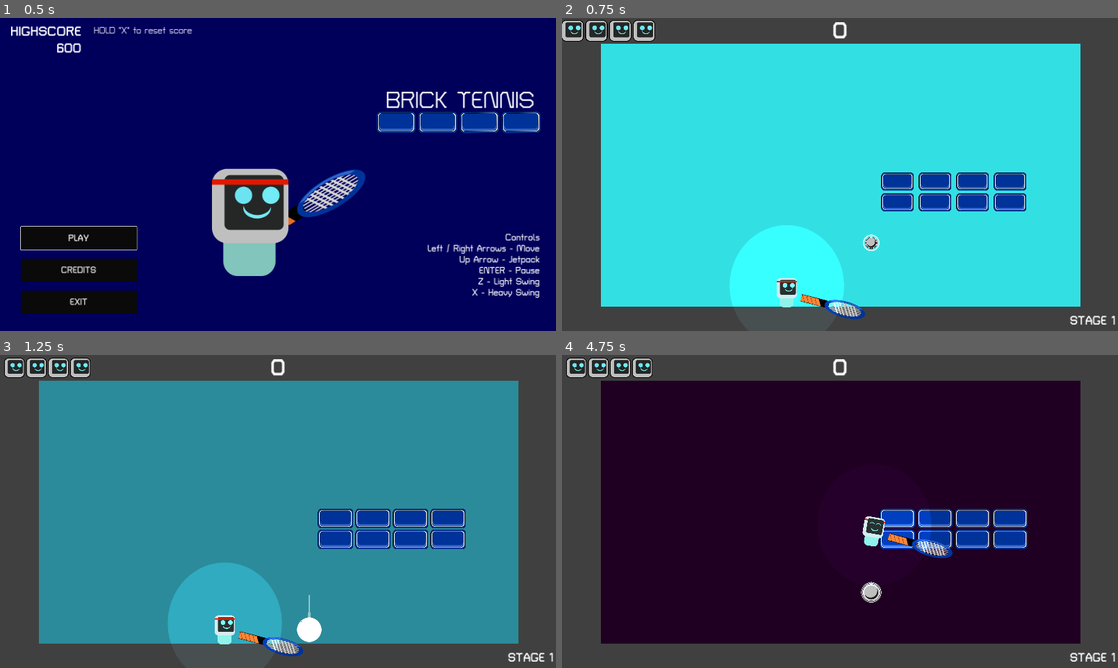
Above: before the commit, frames 1-4 (two rows, left to right).
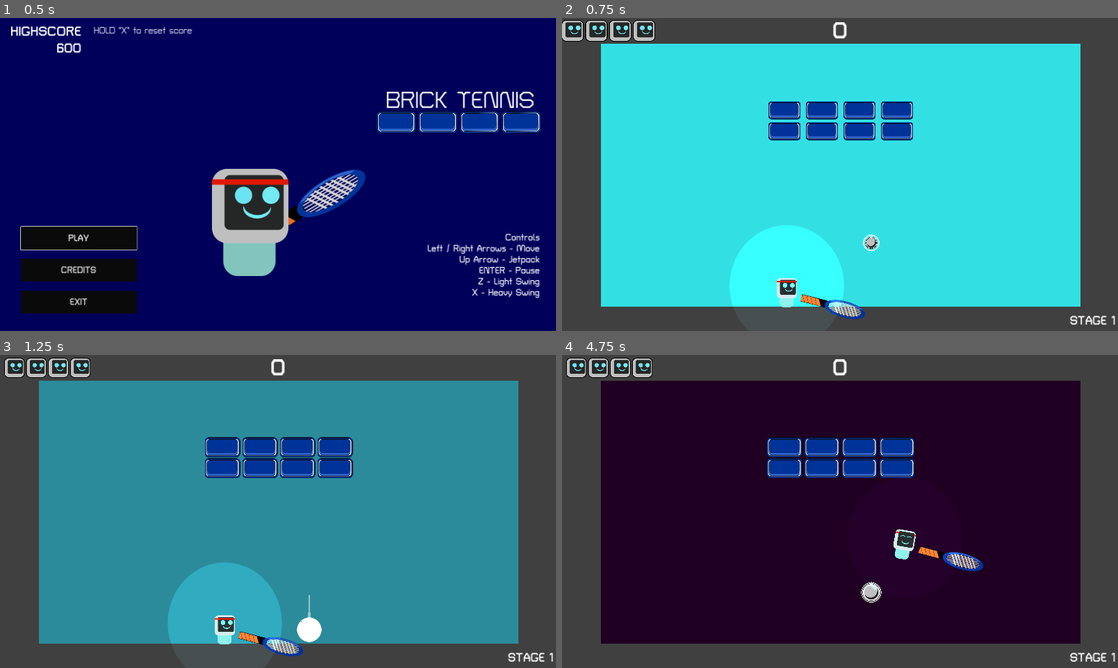
Above: after the commit, the same moments.

Repository: mathew-tran/bricktennis
Game: Godot game, scene res://Scenes/Title.tscn
The game is run twice, just before and just after one commit, with the same random seed, the same clock (stepped at 60 frames per second) and the same inputs.
Inputs:
- Up to frame 1 (0.5 s): no input
- Up to frame 2 (0.75 s): click "PLAY" at 0.5 s
- Up to frame 3 (1.25 s): no input
- Up to frame 4 (4.75 s): tap Enter (pause) at 1.25 s; hold Right (move_right) 1.28-2 s; hold Up (jetpack) 1.28-2 s; click "RESTART" at 2 s; hold Left (move_left) 2.78-3.53 s; tap Z (shoot) at 2.85, 4.35 s; hold Up (jetpack) 3.53-4.28 s; hold Right (move_right) from 3.53 s (still down)

Frame 1 is identical in both runs. In frame 2, 5.3% of the frame differs, in the area x 37-84%, y 26-62%; in frame 3, 6.4%; in frame 4, 7.1%, in the area x 36-84%, y 26-76%.

Commit message:
update some levels and make bricks have chance to drop pickups

Diff:
--- a/Levels/0.tscn
+++ b/Levels/0.tscn
@@ -10,25 +10,25 @@
 metadata/_edit_lock_ = true
 
 [node name="Brick" parent="." instance=ExtResource("2_uxngi")]
-position = Vector2(1404, 580)
+position = Vector2(970, 307)
 
 [node name="Brick2" parent="." instance=ExtResource("2_uxngi")]
-position = Vector2(1548, 580)
+position = Vector2(1114, 307)
 
 [node name="Brick3" parent="." instance=ExtResource("2_uxngi")]
-position = Vector2(1548, 500)
+position = Vector2(1114, 227)
 
 [node name="Brick4" parent="." instance=ExtResource("2_uxngi")]
-position = Vector2(1404, 500)
+position = Vector2(970, 227)
 
 [node name="Brick5" parent="." instance=ExtResource("2_uxngi")]
-position = Vector2(1260, 580)
+position = Vector2(826, 307)
 
 [node name="Brick6" parent="." instance=ExtResource("2_uxngi")]
-position = Vector2(1116, 580)
+position = Vector2(682, 307)
 
 [node name="Brick7" parent="." instance=ExtResource("2_uxngi")]
-position = Vector2(1260, 500)
+position = Vector2(826, 227)
 
 [node name="Brick8" parent="." instance=ExtResource("2_uxngi")]
-position = Vector2(1116, 500)
+position = Vector2(682, 227)
--- a/Levels/1.tscn
+++ b/Levels/1.tscn
@@ -19,6 +19,9 @@
 [node name="BrickGreen3" parent="." instance=ExtResource("2_dokq1")]
 position = Vector2(72, 500)
 
+[node name="BrickGreen7" parent="." instance=ExtResource("2_dokq1")]
+position = Vector2(216, 500)
+
 [node name="BrickGreen4" parent="." instance=ExtResource("2_dokq1")]
 position = Vector2(1728, 340)
 
@@ -27,6 +30,9 @@
 
 [node name="BrickGreen6" parent="." instance=ExtResource("2_dokq1")]
 position = Vector2(1728, 500)
+
+[node name="BrickGreen8" parent="." instance=ExtResource("2_dokq1")]
+position = Vector2(1584, 500)
 
 [node name="Brick" parent="." instance=ExtResource("2_dw065")]
 position = Vector2(216, 420)
--- a/Levels/4.tscn
+++ b/Levels/4.tscn
@@ -41,5 +41,11 @@
 [node name="BrickPurple" parent="." instance=ExtResource("3_4bem6")]
 position = Vector2(68, 760)
 
+[node name="BrickPurple3" parent="." instance=ExtResource("3_4bem6")]
+position = Vector2(208, 760)
+
+[node name="BrickPurple4" parent="." instance=ExtResource("3_4bem6")]
+position = Vector2(1583, 763)
+
 [node name="BrickPurple2" parent="." instance=ExtResource("3_4bem6")]
 position = Vector2(1728, 760)
--- a/Levels/5.tscn
+++ b/Levels/5.tscn
@@ -11,94 +11,112 @@
 metadata/_edit_lock_ = true
 
 [node name="Brick" parent="." instance=ExtResource("2_yah12")]
-position = Vector2(1436, 600)
+position = Vector2(1340, 600)
 
 [node name="Brick2" parent="." instance=ExtResource("2_yah12")]
-position = Vector2(1436, 520)
+position = Vector2(1340, 520)
 
 [node name="Brick3" parent="." instance=ExtResource("2_yah12")]
-position = Vector2(1436, 440)
+position = Vector2(1340, 440)
 
 [node name="Brick4" parent="." instance=ExtResource("2_yah12")]
-position = Vector2(1436, 360)
+position = Vector2(1340, 360)
 
 [node name="Brick5" parent="." instance=ExtResource("2_yah12")]
-position = Vector2(1436, 200)
+position = Vector2(1340, 200)
+
+[node name="Brick25" parent="." instance=ExtResource("2_yah12")]
+position = Vector2(1484, 360)
+
+[node name="Brick26" parent="." instance=ExtResource("2_yah12")]
+position = Vector2(1484, 200)
+
+[node name="Brick27" parent="." instance=ExtResource("2_yah12")]
+position = Vector2(332, 360)
+
+[node name="Brick28" parent="." instance=ExtResource("2_yah12")]
+position = Vector2(332, 200)
 
 [node name="Brick6" parent="." instance=ExtResource("2_yah12")]
-position = Vector2(1436, 120)
+position = Vector2(1340, 120)
 
 [node name="Brick7" parent="." instance=ExtResource("2_yah12")]
-position = Vector2(1436, 40)
+position = Vector2(1340, 40)
 
 [node name="BrickPurple" parent="." instance=ExtResource("3_r83xr")]
-position = Vector2(1436, 280)
+position = Vector2(1340, 280)
 
 [node name="Brick8" parent="." instance=ExtResource("2_yah12")]
-position = Vector2(576, 600)
+position = Vector2(480, 600)
 
 [node name="Brick15" parent="." instance=ExtResource("2_yah12")]
-position = Vector2(720, 600)
+position = Vector2(624, 600)
 
 [node name="Brick16" parent="." instance=ExtResource("2_yah12")]
-position = Vector2(864, 600)
+position = Vector2(768, 600)
 
 [node name="Brick17" parent="." instance=ExtResource("2_yah12")]
-position = Vector2(1008, 600)
+position = Vector2(912, 600)
 
 [node name="Brick18" parent="." instance=ExtResource("2_yah12")]
-position = Vector2(1152, 600)
+position = Vector2(1056, 600)
 
 [node name="Brick19" parent="." instance=ExtResource("2_yah12")]
-position = Vector2(1296, 600)
+position = Vector2(1200, 600)
 
 [node name="Brick9" parent="." instance=ExtResource("2_yah12")]
-position = Vector2(576, 520)
+position = Vector2(480, 520)
 
 [node name="Brick10" parent="." instance=ExtResource("2_yah12")]
-position = Vector2(576, 440)
+position = Vector2(480, 440)
 
 [node name="Brick11" parent="." instance=ExtResource("2_yah12")]
-position = Vector2(576, 360)
+position = Vector2(480, 360)
 
 [node name="Brick12" parent="." instance=ExtResource("2_yah12")]
-position = Vector2(576, 200)
+position = Vector2(480, 200)
 
 [node name="Brick13" parent="." instance=ExtResource("2_yah12")]
-position = Vector2(576, 120)
+position = Vector2(480, 120)
 
 [node name="Brick14" parent="." instance=ExtResource("2_yah12")]
-position = Vector2(576, 40)
+position = Vector2(480, 40)
 
 [node name="Brick20" parent="." instance=ExtResource("2_yah12")]
-position = Vector2(720, 40)
+position = Vector2(624, 40)
 
 [node name="Brick21" parent="." instance=ExtResource("2_yah12")]
-position = Vector2(864, 40)
+position = Vector2(768, 40)
 
 [node name="Brick22" parent="." instance=ExtResource("2_yah12")]
-position = Vector2(1008, 40)
+position = Vector2(912, 40)
 
 [node name="Brick23" parent="." instance=ExtResource("2_yah12")]
-position = Vector2(1152, 40)
+position = Vector2(1056, 40)
 
 [node name="Brick24" parent="." instance=ExtResource("2_yah12")]
-position = Vector2(1296, 40)
+position = Vector2(1200, 40)
 
 [node name="BrickPurple2" parent="." instance=ExtResource("3_r83xr")]
-position = Vector2(576, 280)
+position = Vector2(480, 280)
+
+[node name="BrickPurple3" parent="." instance=ExtResource("3_r83xr")]
+position = Vector2(332, 280)
+
+[node name="BrickPurple4" parent="." instance=ExtResource("3_r83xr")]
+position = Vector2(1484, 280)
 
 [node name="BrickGreen" parent="." instance=ExtResource("4_jm0k0")]
-position = Vector2(828, 280)
+position = Vector2(732, 280)
 
 [node name="BrickGreen2" parent="." instance=ExtResource("4_jm0k0")]
-position = Vector2(1188, 280)
+position = Vector2(1092, 280)
 
 [node name="BrickGreen3" parent="." instance=ExtResource("4_jm0k0")]
-position = Vector2(1008, 460)
+position = Vector2(912, 460)
 
 [node name="BrickGreen4" parent="." instance=ExtResource("4_jm0k0")]
-position = Vector2(1152, 420)
+position = Vector2(1056, 420)
 
 [node name="BrickGreen5" parent="." instance=ExtResource("4_jm0k0")]
-position = Vector2(864, 420)
+position = Vector2(768, 420)
--- a/Levels/6.tscn
+++ b/Levels/6.tscn
@@ -27,16 +27,34 @@
 rotation = 5.49778
 
 [node name="BrickGreen" parent="." instance=ExtResource("4_mxqw1")]
-position = Vector2(576, 360)
+position = Vector2(587, 360)
 
 [node name="BrickGreen2" parent="." instance=ExtResource("4_mxqw1")]
-position = Vector2(720, 360)
+position = Vector2(731, 360)
 
 [node name="BrickGreen3" parent="." instance=ExtResource("4_mxqw1")]
-position = Vector2(864, 360)
+position = Vector2(875, 360)
 
 [node name="BrickGreen4" parent="." instance=ExtResource("4_mxqw1")]
-position = Vector2(1008, 360)
+position = Vector2(1019, 360)
 
 [node name="BrickGreen5" parent="." instance=ExtResource("4_mxqw1")]
-position = Vector2(1152, 360)
+position = Vector2(1163, 360)
+
+[node name="BrickGreen6" parent="." instance=ExtResource("4_mxqw1")]
+position = Vector2(1308, 360)
+
+[node name="BrickGreen7" parent="." instance=ExtResource("4_mxqw1")]
+position = Vector2(1452, 360)
+
+[node name="BrickGreen8" parent="." instance=ExtResource("4_mxqw1")]
+position = Vector2(1596, 360)
+
+[node name="BrickGreen9" parent="." instance=ExtResource("4_mxqw1")]
+position = Vector2(157, 360)
+
+[node name="BrickGreen10" parent="." instance=ExtResource("4_mxqw1")]
+position = Vector2(301, 360)
+
+[node name="BrickGreen11" parent="." instance=ExtResource("4_mxqw1")]
+position = Vector2(445, 360)
--- a/Levels/7.tscn
+++ b/Levels/7.tscn
@@ -11,121 +11,121 @@
 metadata/_edit_lock_ = true
 
 [node name="Brick" parent="." instance=ExtResource("2_42h71")]
-position = Vector2(432, 480)
+position = Vector2(201, 440)
 
 [node name="Brick3" parent="." instance=ExtResource("2_42h71")]
-position = Vector2(432, 400)
+position = Vector2(201, 360)
 
 [node name="Brick4" parent="." instance=ExtResource("2_42h71")]
-position = Vector2(432, 320)
+position = Vector2(201, 280)
 
 [node name="Brick5" parent="." instance=ExtResource("2_42h71")]
-position = Vector2(576, 320)
+position = Vector2(345, 280)
 
 [node name="Brick6" parent="." instance=ExtResource("2_42h71")]
-position = Vector2(432, 240)
+position = Vector2(201, 200)
 
 [node name="Brick7" parent="." instance=ExtResource("2_42h71")]
-position = Vector2(432, 160)
+position = Vector2(201, 120)
 
 [node name="Brick8" parent="." instance=ExtResource("2_42h71")]
-position = Vector2(576, 160)
+position = Vector2(345, 120)
 
 [node name="Brick2" parent="." instance=ExtResource("2_42h71")]
-position = Vector2(576, 480)
+position = Vector2(345, 440)
 
 [node name="Brick9" parent="." instance=ExtResource("2_42h71")]
-position = Vector2(720, 480)
+position = Vector2(489, 440)
 
 [node name="Brick10" parent="." instance=ExtResource("2_42h71")]
-position = Vector2(864, 400)
+position = Vector2(633, 360)
 
 [node name="Brick11" parent="." instance=ExtResource("2_42h71")]
-position = Vector2(720, 320)
+position = Vector2(489, 280)
 
 [node name="Brick12" parent="." instance=ExtResource("2_42h71")]
-position = Vector2(864, 320)
+position = Vector2(633, 280)
 
 [node name="Brick13" parent="." instance=ExtResource("2_42h71")]
-position = Vector2(864, 240)
+position = Vector2(633, 200)
 
 [node name="Brick14" parent="." instance=ExtResource("2_42h71")]
-position = Vector2(720, 160)
+position = Vector2(489, 120)
 
 [node name="Brick15" parent="." instance=ExtResource("2_42h71")]
-position = Vector2(864, 160)
+position = Vector2(633, 120)
 
 [node name="Brick16" parent="." instance=ExtResource("2_42h71")]
-position = Vector2(864, 480)
+position = Vector2(633, 440)
 
 [node name="BrickGreen" parent="." instance=ExtResource("3_qj24q")]
-position = Vector2(576, 240)
+position = Vector2(345, 200)
 
 [node name="BrickGreen2" parent="." instance=ExtResource("3_qj24q")]
-position = Vector2(720, 240)
+position = Vector2(489, 200)
 
 [node name="BrickGreen3" parent="." instance=ExtResource("3_qj24q")]
-position = Vector2(720, 400)
+position = Vector2(489, 360)
 
 [node name="BrickGreen4" parent="." instance=ExtResource("3_qj24q")]
-position = Vector2(576, 400)
+position = Vector2(345, 360)
 
 [node name="Brick17" parent="." instance=ExtResource("2_42h71")]
-position = Vector2(1008, 480)
+position = Vector2(1137, 448)
 
 [node name="Brick18" parent="." instance=ExtResource("2_42h71")]
-position = Vector2(1008, 400)
+position = Vector2(1137, 368)
 
 [node name="Brick19" parent="." instance=ExtResource("2_42h71")]
-position = Vector2(1008, 320)
+position = Vector2(1137, 288)
 
 [node name="Brick20" parent="." instance=ExtResource("2_42h71")]
-position = Vector2(1152, 320)
+position = Vector2(1281, 288)
 
 [node name="Brick21" parent="." instance=ExtResource("2_42h71")]
-position = Vector2(1008, 240)
+position = Vector2(1137, 208)
 
 [node name="Brick22" parent="." instance=ExtResource("2_42h71")]
-position = Vector2(1008, 160)
+position = Vector2(1137, 128)
 
 [node name="Brick23" parent="." instance=ExtResource("2_42h71")]
-position = Vector2(1152, 160)
+position = Vector2(1281, 128)
 
 [node name="Brick24" parent="." instance=ExtResource("2_42h71")]
-position = Vector2(1152, 480)
+position = Vector2(1281, 448)
 
 [node name="Brick25" parent="." instance=ExtResource("2_42h71")]
-position = Vector2(1296, 480)
+position = Vector2(1425, 448)
 
 [node name="Brick26" parent="." instance=ExtResource("2_42h71")]
-position = Vector2(1440, 400)
+position = Vector2(1569, 368)
 
 [node name="Brick27" parent="." instance=ExtResource("2_42h71")]
-position = Vector2(1296, 320)
+position = Vector2(1425, 288)
 
 [node name="Brick28" parent="." instance=ExtResource("2_42h71")]
-position = Vector2(1440, 320)
+position = Vector2(1569, 288)
 
 [node name="Brick29" parent="." instance=ExtResource("2_42h71")]
-position = Vector2(1440, 240)
+position = Vector2(1569, 208)
 
 [node name="Brick30" parent="." instance=ExtResource("2_42h71")]
-position = Vector2(1296, 160)
+position = Vector2(1425, 128)
 
 [node name="Brick31" parent="." instance=ExtResource("2_42h71")]
-position = Vector2(1440, 160)
+position = Vector2(1569, 128)
 
 [node name="Brick32" parent="." instance=ExtResource("2_42h71")]
-position = Vector2(1440, 480)
+position = Vector2(1569, 448)
 
 [node name="BrickGreen5" parent="." instance=ExtResource("3_qj24q")]
-position = Vector2(1152, 240)
+position = Vector2(1281, 208)
 
 [node name="BrickGreen6" parent="." instance=ExtResource("3_qj24q")]
-position = Vector2(1296, 240)
+position = Vector2(1425, 208)
 
 [node name="BrickGreen7" parent="." instance=ExtResource("3_qj24q")]
-position = Vector2(1296, 400)
+position = Vector2(1425, 368)
 
 [node name="BrickGreen8" parent="." instance=ExtResource("3_qj24q")]
-position = Vector2(1152, 400)
+position = Vector2(1281, 368)
--- a/Prefab/BrickGreen.tscn
+++ b/Prefab/BrickGreen.tscn
@@ -14,6 +14,7 @@
 collision_mask = 9
 script = ExtResource("1_o28vh")
 PointsGained = 35
+ChanceToDropPickup = 10
 
 [node name="Area2D" type="Area2D" parent="."]
 
--- a/Prefab/BrickPurple.tscn
+++ b/Prefab/BrickPurple.tscn
@@ -14,6 +14,7 @@
 collision_mask = 9
 script = ExtResource("1_sm1ln")
 PointsGained = 50
+ChanceToDropPickup = 50
 
 [node name="Area2D" type="Area2D" parent="."]
 
--- a/Scripts/Brick.gd
+++ b/Scripts/Brick.gd
@@ -13,7 +13,7 @@
 
 @onready var HighlightMaterial = preload("res://Shader/Brick.tres")
 
-var ChanceToDropPickup = 5
+@export var ChanceToDropPickup = 5
 
 func _enter_tree():
 	$Sprite2D.scale = Vector2.ZERO
--- a/Scripts/Pickup.gd
+++ b/Scripts/Pickup.gd
@@ -5,12 +5,11 @@
 enum PICKUP_TYPE {
 	LIFE,
 	POINTS,
-	MULT
 }
 
 var PickupType : PICKUP_TYPE
 func _enter_tree():
-	var result = randi() %  PICKUP_TYPE.size()
+	var result = randi()  % PICKUP_TYPE.size()
 	PickupType = result
 
 	match PickupType:
